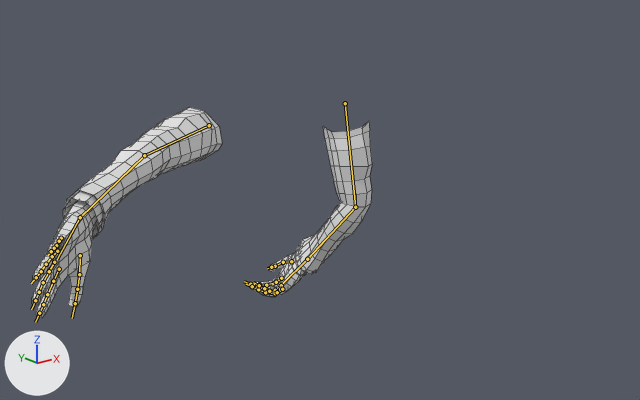
An edit to the FBX model Assets/Characters/Mesh/SK_Character_PlayerHand.fbx, drawn before and after from the same camera.
One viewpoint serves both versions: a 50 mm camera at (-1.197, -0.345, 2.194) aimed at (0.031, 1.19, 1.58). The lights are fixed; the arrows at lower left show +X, +Y and +Z. Both versions are drawn at frame 1 of the action 'Armature|CameraAction'; the numbers are the values there. The bones that bend it are drawn over the model as lines. Mesh edges are drawn as thin lines. Materials are left out; every surface is plain grey.

Names of what the first picture shows: 'SK_Character_PlayerHands'.
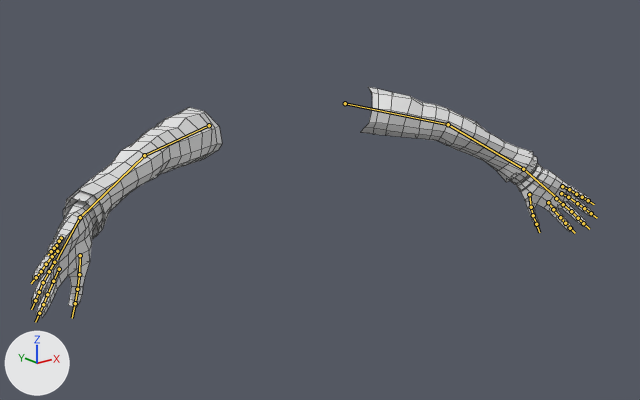
Boxes (x1, y1, x2, y2) around the edits, measured in the pictures (640 x 400 px):
```json
{"object": "SK_Character_PlayerHands", "change": "posed", "before": [32, 107, 372, 318], "after": [32, 87, 593, 318], "on screen": "65% wider, 9% taller"}
{"bone": "upper_arm.R", "before": "(345, 103) to (355, 207)", "after": "(345, 103) to (448, 124)"}
{"bone": "forearm.R", "before": "(355, 207) to (307, 259)", "after": "(448, 124) to (523, 169)"}
{"bone": "hand.R", "before": "(307, 259) to (281, 285)", "after": "(523, 169) to (556, 197)"}
{"bone": "palm.01.R", "before": "(281, 278) to (272, 284)", "after": "(548, 202) to (557, 214)"}
{"bone": "f_index.01.R", "before": "(276, 282) to (266, 285)", "after": "(553, 209) to (560, 217)"}
{"bone": "f_index.02.R", "before": "(266, 285) to (259, 284)", "after": "(560, 217) to (565, 223)"}
{"bone": "thumb.01.R", "before": "(291, 261) to (283, 262)", "after": "(529, 194) to (531, 207)"}
{"bone": "thumb.02.R", "before": "(283, 262) to (275, 266)", "after": "(531, 207) to (533, 215)"}
{"bone": "thumb.03.R", "before": "(275, 266) to (271, 267)", "after": "(533, 215) to (536, 224)"}
{"bone": "palm.02.R", "before": "(281, 285) to (275, 290)", "after": "(556, 198) to (563, 204)"}
{"bone": "f_middle.01.R", "before": "(275, 290) to (265, 289)", "after": "(563, 204) to (571, 211)"}
{"bone": "f_middle.02.R", "before": "(265, 289) to (257, 286)", "after": "(571, 211) to (578, 218)"}
{"bone": "palm.03.R", "before": "(280, 289) to (275, 293)", "after": "(561, 193) to (568, 197)"}
{"bone": "f_ring.01.R", "before": "(275, 293) to (265, 292)", "after": "(568, 197) to (577, 203)"}
{"bone": "f_ring.02.R", "before": "(265, 292) to (258, 289)", "after": "(577, 203) to (584, 208)"}
{"bone": "palm.04.R", "before": "(282, 289) to (277, 292)", "after": "(562, 186) to (569, 189)"}
{"bone": "f_pinky.01.R", "before": "(277, 292) to (269, 291)", "after": "(569, 189) to (576, 194)"}
{"bone": "f_pinky.02.R", "before": "(269, 291) to (264, 288)", "after": "(576, 194) to (582, 197)"}
```

The change, as JSON lines over the scene's bpy script:
```json
{"block": "bone_upper_arm_r", "where": "bone_upper_arm_r = bpy.data.objects['Armature'].pose.bones['upper_arm.R']"}
{"op": "set", "path": "bone_upper_arm_r.rotation_quaternion", "old": "(0.73, 0.639, 0.16, 0.181)", "new": "(0.994, 0.101, 0.025, 0.029)", "note": "degrees (82, 0, 28) -> degrees (12, 3, 4)"}
{"block": "bone_forearm_r", "where": "bone_forearm_r = bpy.data.objects['Armature'].pose.bones['forearm.R']  # child of 'upper_arm.R'"}
{"op": "set", "path": "bone_forearm_r.rotation_quaternion", "old": "(0.907, 0.314, 0.278, -0.026)", "new": "(0.998, 0.049, 0.043, -0.004)", "note": "degrees (41, 31, 9) -> degrees (6, 5, 0)"}
{"block": "bone_hand_r", "where": "bone_hand_r = bpy.data.objects['Armature'].pose.bones['hand.R']  # child of 'forearm.R'"}
{"op": "set", "path": "bone_hand_r.rotation_quaternion", "old": "(0.982, -0.1, 0.163, -0.002)", "new": "(0.999, 0.015, 0.018, 0.027)", "note": "degrees (-12, 19, -2) -> degrees (2, 2, 3)"}
{"block": "bone_palm_01_r", "where": "bone_palm_01_r = bpy.data.objects['Armature'].pose.bones['palm.01.R']  # child of 'hand.R'"}
{"op": "set", "path": "bone_palm_01_r.rotation_quaternion", "old": "(0.99, 0.049, 0.133, 0.027)", "new": "(1.0, 0.008, 0.02, 0.003)", "note": "degrees (6, 15, 4) -> degrees (1, 2, 0)"}
{"block": "bone_f_index_01_r", "where": "bone_f_index_01_r = bpy.data.objects['Armature'].pose.bones['f_index.01.R']  # child of 'palm.01.R'"}
{"op": "set", "path": "bone_f_index_01_r.rotation_quaternion", "old": "(0.901, 0.18, 0.358, 0.167)", "new": "(0.998, 0.028, 0.056, 0.026)", "note": "degrees (33, 36, 32) -> degrees (3, 6, 3)"}
{"block": "bone_f_index_02_r", "where": "bone_f_index_02_r = bpy.data.objects['Armature'].pose.bones['f_index.02.R']  # child of 'f_index.01.R'"}
{"op": "set", "path": "bone_f_index_02_r.rotation_quaternion", "old": "(0.987, 0.125, 0.092, 0.048)", "new": "(1.0, 0.019, 0.014, 0.007)", "note": "degrees (15, 10, 7) -> degrees (2, 2, 1)"}
{"block": "bone_thumb_01_r", "where": "bone_thumb_01_r = bpy.data.objects['Armature'].pose.bones['thumb.01.R']  # child of 'palm.01.R'"}
{"op": "set", "path": "bone_thumb_01_r.rotation_quaternion", "old": "(0.997, 0.06, 0.012, -0.038)", "new": "(1.0, 0.009, 0.002, -0.006)", "note": "degrees (7, 2, -4) -> degrees (1, 0, -1)"}
{"block": "bone_thumb_02_r", "where": "bone_thumb_02_r = bpy.data.objects['Armature'].pose.bones['thumb.02.R']  # child of 'thumb.01.R'"}
{"op": "set", "path": "bone_thumb_02_r.rotation_quaternion", "old": "(0.925, 0.374, 0.04, -0.057)", "new": "(0.998, 0.057, 0.0, -0.01)", "note": "degrees (44, 7, -4) -> degrees (7, 0, -1)"}
{"block": "bone_thumb_03_r", "where": "bone_thumb_03_r = bpy.data.objects['Armature'].pose.bones['thumb.03.R']  # child of 'thumb.02.R'"}
{"op": "set", "path": "bone_thumb_03_r.rotation_quaternion", "old": "(0.804, 0.452, 0.025, -0.386)", "new": "(0.997, 0.063, -0.011, -0.048)", "note": "degrees (50, 23, -40) -> degrees (7, -1, -6)"}
{"block": "bone_palm_02_r", "where": "bone_palm_02_r = bpy.data.objects['Armature'].pose.bones['palm.02.R']  # child of 'hand.R'"}
{"op": "set", "path": "bone_palm_02_r.rotation_quaternion", "old": "(0.991, 0.087, 0.093, 0.027)", "new": "(1.0, 0.014, 0.014, 0.003)", "note": "degrees (10, 10, 4) -> degrees (2, 2, 0)"}
{"block": "bone_f_middle_01_r", "where": "bone_f_middle_01_r = bpy.data.objects['Armature'].pose.bones['f_middle.01.R']  # child of 'palm.02.R'"}
{"op": "set", "path": "bone_f_middle_01_r.rotation_quaternion", "old": "(0.891, 0.361, 0.273, 0.042)", "new": "(0.997, 0.056, 0.043, 0.007)", "note": "degrees (48, 27, 18) -> degrees (6, 5, 1)"}
{"block": "bone_f_middle_02_r", "where": "bone_f_middle_02_r = bpy.data.objects['Armature'].pose.bones['f_middle.02.R']  # child of 'f_middle.01.R'"}
{"op": "set", "path": "bone_f_middle_02_r.rotation_quaternion", "old": "(0.987, 0.124, 0.102, 0.021)", "new": "(1.0, 0.019, 0.016, 0.003)", "note": "degrees (15, 11, 4) -> degrees (2, 2, 0)"}
{"block": "bone_palm_03_r", "where": "bone_palm_03_r = bpy.data.objects['Armature'].pose.bones['palm.03.R']  # child of 'hand.R'"}
{"op": "set", "path": "bone_palm_03_r.rotation_quaternion", "old": "(0.993, 0.11, 0.001, -0.029)", "new": "(0.999, 0.032, 0.0, 0.005)", "note": "degrees (13, 0, -3) -> degrees (4, 0, 1)"}
{"block": "bone_f_ring_01_r", "where": "bone_f_ring_01_r = bpy.data.objects['Armature'].pose.bones['f_ring.01.R']  # child of 'palm.03.R'"}
{"op": "set", "path": "bone_f_ring_01_r.rotation_quaternion", "old": "(0.898, 0.34, 0.267, -0.08)", "new": "(0.998, 0.053, 0.041, -0.012)", "note": "degrees (42, 32, 3) -> degrees (6, 5, -1)"}
{"block": "bone_f_ring_02_r", "where": "bone_f_ring_02_r = bpy.data.objects['Armature'].pose.bones['f_ring.02.R']  # child of 'f_ring.01.R'"}
{"op": "set", "path": "bone_f_ring_02_r.rotation_quaternion", "old": "(0.977, 0.164, 0.132, 0.018)", "new": "(0.999, 0.025, 0.02, 0.003)", "note": "degrees (20, 15, 5) -> degrees (3, 2, 0)"}
{"block": "bone_palm_04_r", "where": "bone_palm_04_r = bpy.data.objects['Armature'].pose.bones['palm.04.R']  # child of 'hand.R'"}
{"op": "set", "path": "bone_palm_04_r.location", "old": "(0.003, -0.001, 0.001)", "new": "(0.001, 0.0, 0.0)"}
{"op": "set", "path": "bone_palm_04_r.rotation_quaternion", "old": "(0.986, 0.087, -0.058, -0.127)", "new": "(0.999, 0.031, -0.007, -0.002)", "note": "degrees (11, -5, -15) -> degrees (4, -1, 0)"}
{"block": "bone_f_pinky_01_r", "where": "bone_f_pinky_01_r = bpy.data.objects['Armature'].pose.bones['f_pinky.01.R']  # child of 'palm.04.R'"}
{"op": "set", "path": "bone_f_pinky_01_r.rotation_quaternion", "old": "(0.909, 0.319, 0.218, -0.153)", "new": "(0.998, 0.05, 0.034, -0.024)", "note": "degrees (36, 30, -9) -> degrees (6, 4, -3)"}
{"block": "bone_f_pinky_02_r", "where": "bone_f_pinky_02_r = bpy.data.objects['Armature'].pose.bones['f_pinky.02.R']  # child of 'f_pinky.01.R'"}
{"op": "set", "path": "bone_f_pinky_02_r.rotation_quaternion", "old": "(0.977, 0.18, 0.11, -0.002)", "new": "(0.999, 0.028, 0.017, 0.0)", "note": "degrees (21, 12, 2) -> degrees (3, 2, 0)"}
```
